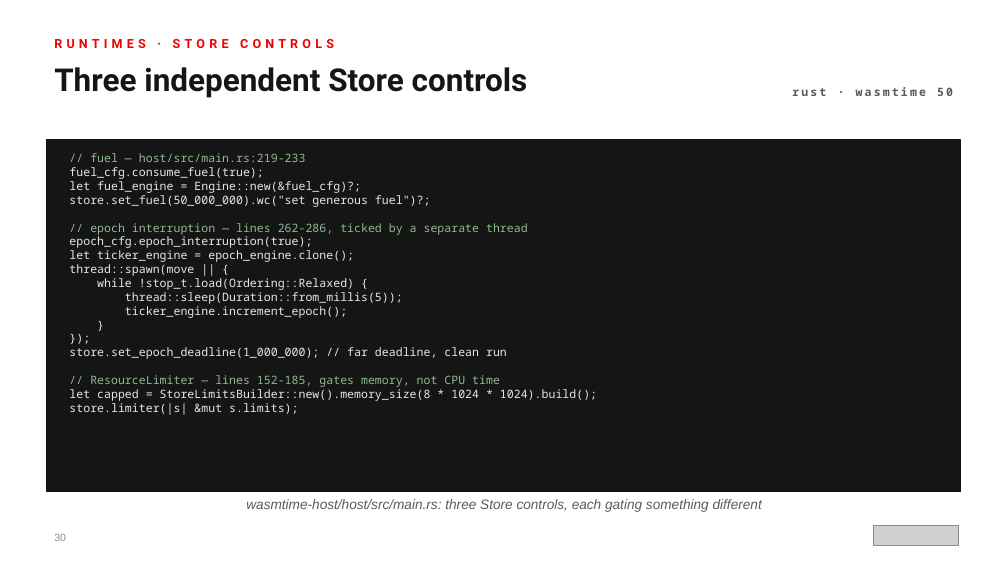
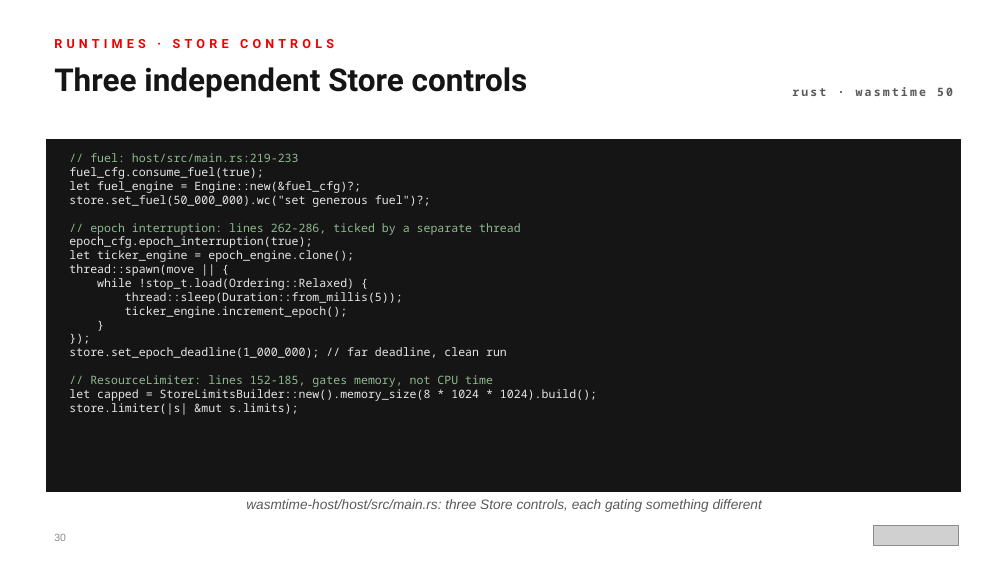
Before and after one commit to patterncatalyst/cn-patterns-and-practices-webassembly, a slide deck: slide 30 of presentation/wasm-201-rust/wasm-201-rust-r1.1.pptx. Drawn at 1008x567 pixels with LibreOffice and Linux fonts; fonts in the diff are those of the drawing; grey boxes stand for pictures. Boxes give left, top, right and bottom in pixels: in the first picture for what was removed or moved away, otherwise in the second. Text is boxed around its words. In the diff, an @@ line names an element or a change of style, - is before the commit and + after.

```diff
--- a/presentation/wasm-201-rust/wasm-201-rust-r1.1.pptx
+++ b/presentation/wasm-201-rust/wasm-201-rust-r1.1.pptx
@@ text at <box>69,153,597,415</box>: text changed @@
-// fuel — host/src/main.rs:219-233
-fuel_cfg.consume_fuel(true);
-let fuel_engine = Engine::new(&fuel_cfg)?;
-store.set_fuel(50_000_000).wc("set generous fuel")?;
-// epoch interruption — lines 262-286, ticked by a separate thread
-epoch_cfg.epoch_interruption(true);
-let ticker_engine = epoch_engine.clone();
-thread::spawn(move || {
-while !stop_t.load(Ordering::Relaxed) {
-thread::sleep(Duration::from_millis(5));
-ticker_engine.increment_epoch();
-}
-});
-store.set_epoch_deadline(1_000_000); // far deadline, clean run
-// ResourceLimiter — lines 152-185, gates memory, not CPU time
-let capped = StoreLimitsBuilder::new().memory_size(8 * 1024 * 1024).build();
-store.limiter(|s| &mut s.limits);
+// fuel: host/src/main.rs:219-233
+fuel_cfg.consume_fuel(true);
+let fuel_engine = Engine::new(&fuel_cfg)?;
+store.set_fuel(50_000_000).wc("set generous fuel")?;
+// epoch interruption: lines 262-286, ticked by a separate thread
+epoch_cfg.epoch_interruption(true);
+let ticker_engine = epoch_engine.clone();
+thread::spawn(move || {
+while !stop_t.load(Ordering::Relaxed) {
+thread::sleep(Duration::from_millis(5));
+ticker_engine.increment_epoch();
+}
+});
+store.set_epoch_deadline(1_000_000); // far deadline, clean run
+// ResourceLimiter: lines 152-185, gates memory, not CPU time
+let capped = StoreLimitsBuilder::new().memory_size(8 * 1024 * 1024).build();
+store.limiter(|s| &mut s.limits);
```
Also in this commit, not shown: 9 other slides changed, 36 other files.
